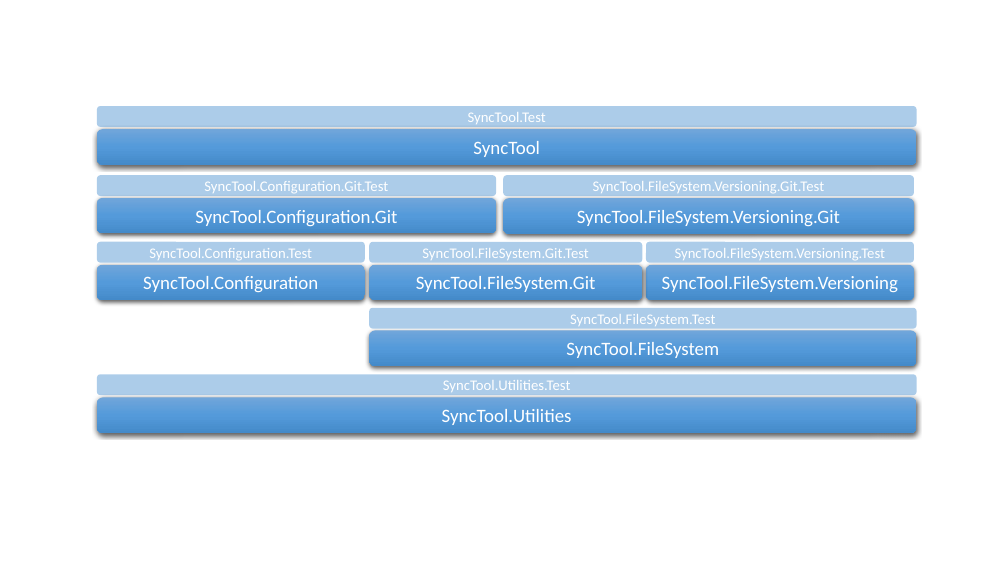
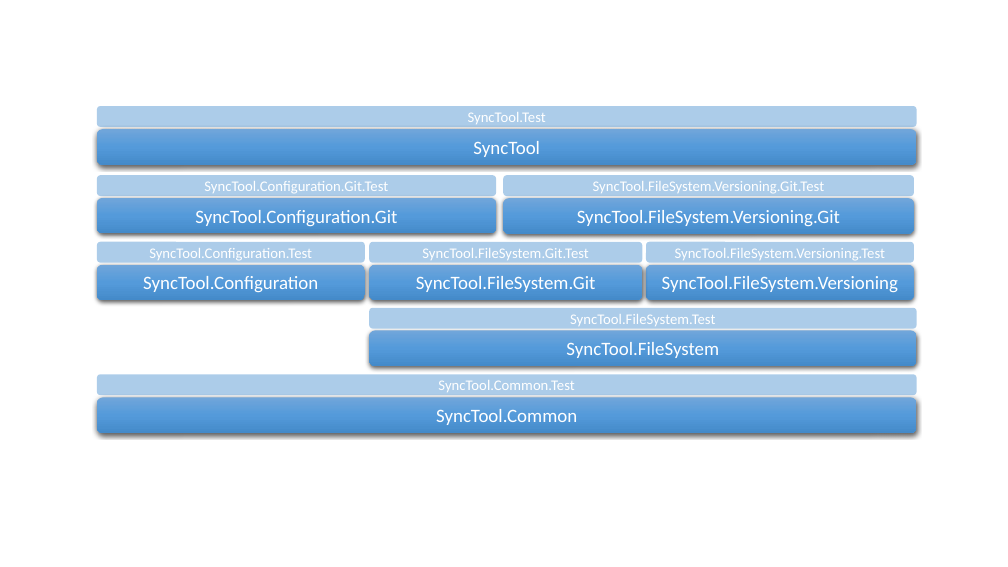
Before and after one commit to ap0llo/SyncTool, a slide deck: slide 1 of docs/ProjectDependencies.pptx. Drawn at 1008x567 pixels with LibreOffice and Linux fonts; fonts in the diff are those of the drawing. Boxes give left, top, right and bottom in pixels: in the first picture for what was removed or moved away, otherwise in the second. Text is boxed around its words. In the diff, an @@ line names an element or a change of style, - is before the commit and + after.

```diff
--- a/docs/ProjectDependencies.pptx
+++ b/docs/ProjectDependencies.pptx
@@ text in rounded rectangle at (438, 380, 574, 392): text changed @@
-SyncTool.Utilities.Test
+SyncTool.Common.Test
@@ text in rounded rectangle at (436, 409, 577, 425): text changed @@
-SyncTool.Utilities
+SyncTool.Common
```
